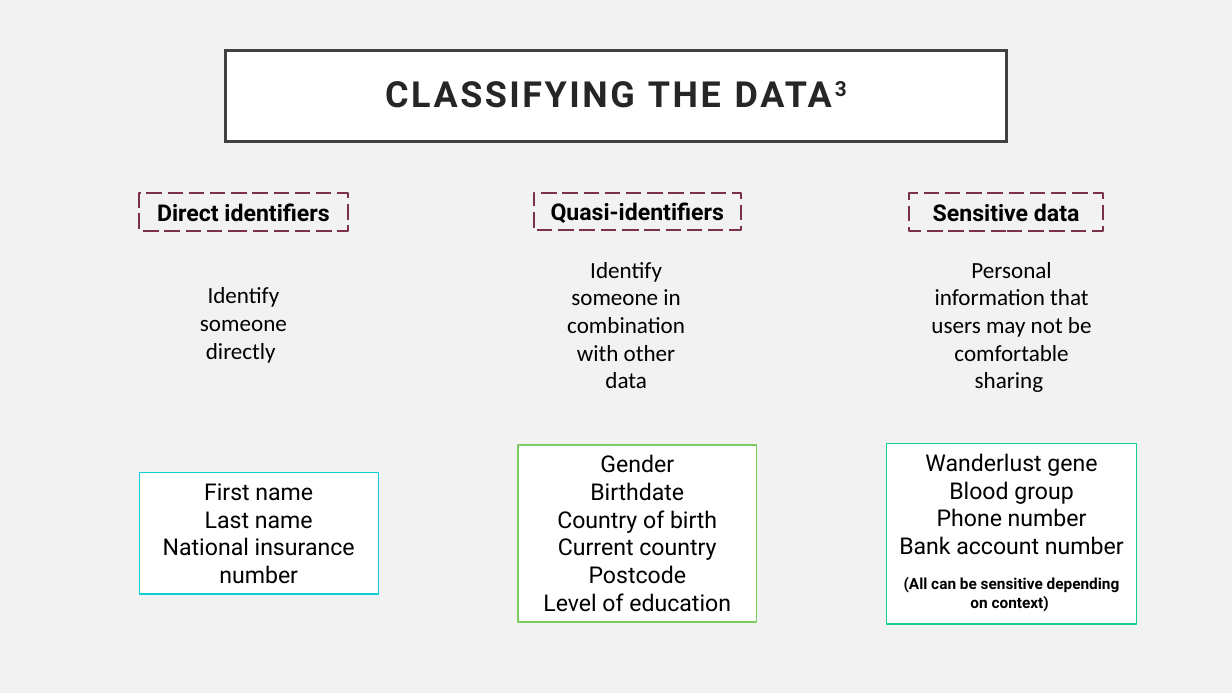
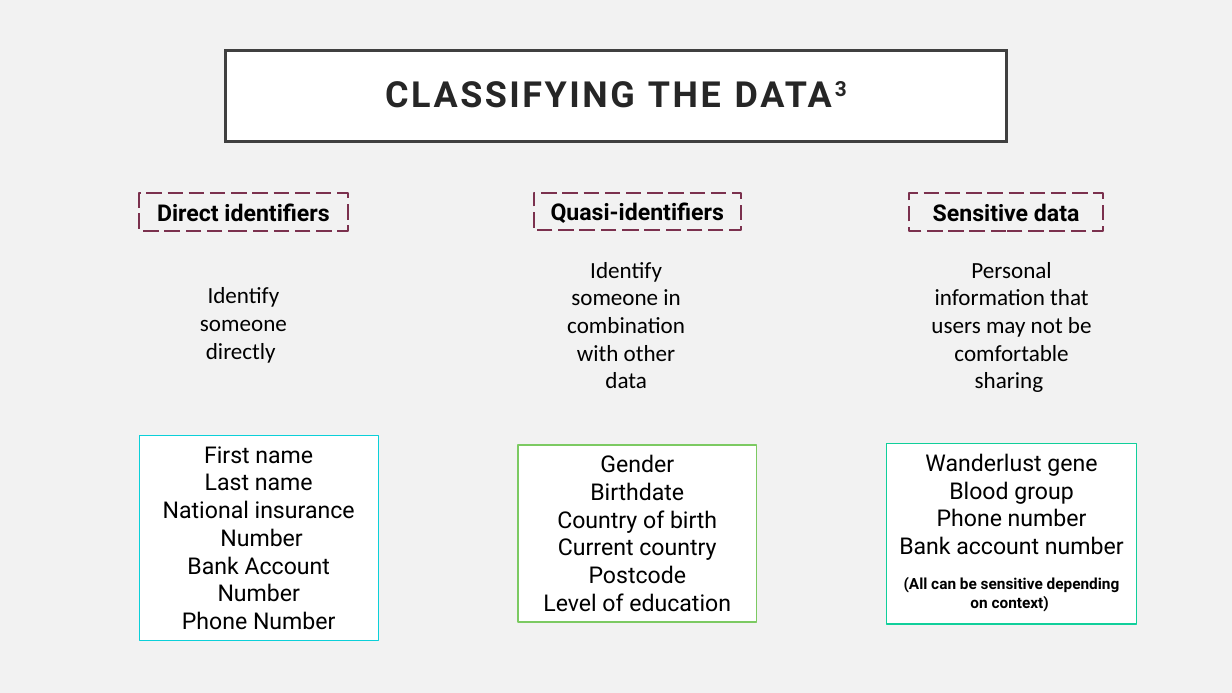
Before and after one commit to rictoo/DataAnonymisation-CDM, a slide deck: slide 4 of Supporting_material/CDM_CW2.pptx. Drawn at 1232x693 pixels with LibreOffice and Linux fonts; fonts in the diff are those of the drawing. Boxes give left, top, right and bottom in pixels: in the first picture for what was removed or moved away, otherwise in the second. Text is boxed around its words. In the diff, an @@ line names an element or a change of style, - is before the commit and + after.

```diff
--- a/Supporting_material/CDM_CW2.pptx
+++ b/Supporting_material/CDM_CW2.pptx
@@ rectangle "First name": place and size @@
-rectangle "First name" at <box>140,473,379,594</box>
+rectangle "First name" at <box>140,435,379,640</box>
@@ text in rectangle at <box>163,500,355,630</box>: text changed @@
-National insurance number
+National insurance
+Number
+Bank Account Number
+Phone Number
```
Also in this commit, not shown: 5 other slides changed.
